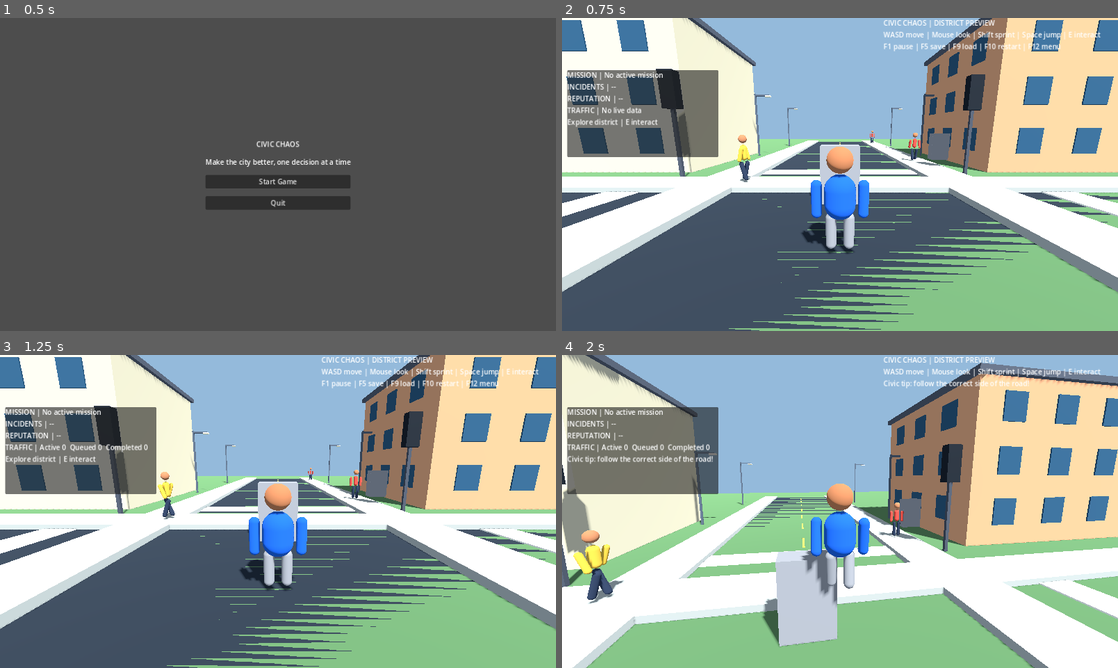
Above: before the commit, frames 1-4 (two rows, left to right).
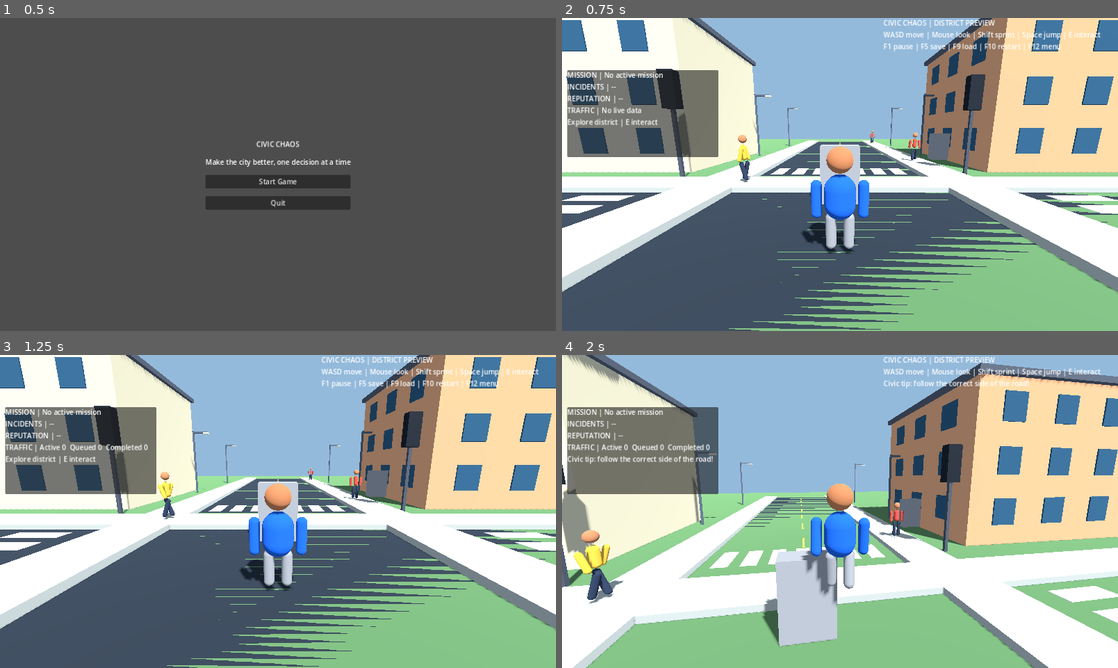
Above: after the commit, the same moments.

Repository: gauravprajapat-23/civic-chaos
Game: Godot game, scene res://scenes/core/menu.tscn
Two runs of this game, one before a commit and one after it. Both use one fixed random seed, a clock stepped at 60 frames per second and the inputs below.
Inputs (mouse positions are in pixels of both pictures, inside the frame that each line leads up to):
- Up to frame 1 (0.5 s): no input
- Up to frame 2 (0.75 s): click "Start Game" at 0.5 s
- Up to frame 3 (1.25 s): no input
- Up to frame 4 (2 s): tap Enter at 1.25 s; move the mouse to (867, 511) at 1.27 s; hold W (move_forward) from 1.28 s (still down); hold E (interact) from 1.28 s (still down); tap Space (jump) at 1.52 s

Frame 1 is identical in both runs. In frame 2, 0.8% of the frame differs, in the area x 0-100%, y 48-64%; in frame 3, 0.8%; in frame 4, 1.0%, in the area x 24-100%, y 60-86%.

Commit message:
feat(world): replace crossing slabs with individual zebra stripes

Diff:
--- a/scripts/world/neighborhood.gd
+++ b/scripts/world/neighborhood.gd
@@ -31,17 +31,31 @@
             var center := Vector3(float(x) * (road_half + 9.0), building_height * 0.5, float(z) * (road_half + 9.0))
             _block("Building_%d_%d" % [x, z], center, Vector3(10, building_height, 10))
     _lane_markings(half, road_half)
+    # Paint individual zebra stripes instead of a single white slab.
+    var crossing_material := _material(Color(0.96, 0.96, 0.91))
     for arm in range(4):
-        var marker := Node3D.new()
-        marker.name = "Crossing_%d" % arm
-        var offset := road_half + sidewalk_width + 2.0
-        marker.position = [Vector3(0, 0.03, -offset), Vector3(offset, 0.03, 0), Vector3(0, 0.03, offset), Vector3(-offset, 0.03, 0)][arm]
-        add_child(marker)
-        var stripe := MeshInstance3D.new()
-        stripe.mesh = BoxMesh.new()
-        stripe.mesh.size = Vector3(road_width, 0.04, 1.2) if arm % 2 == 0 else Vector3(1.2, 0.04, road_width)
-        stripe.material_override = _material(Color(0.96, 0.95, 0.86))
-        marker.add_child(stripe)
+        var crossing := Node3D.new()
+        crossing.name = "Crossing_%d" % arm
+        var offset: float = road_half + sidewalk_width + 2.0
+        crossing.position = [
+            Vector3(0, 0.055, -offset), Vector3(offset, 0.055, 0),
+            Vector3(0, 0.055, offset), Vector3(-offset, 0.055, 0)
+        ][arm]
+        add_child(crossing)
+        for stripe_index in range(7):
+            var stripe := MeshInstance3D.new()
+            stripe.name = "ZebraStripe_%d" % stripe_index
+            var stripe_mesh := BoxMesh.new()
+            var across: float = -3.2 + float(stripe_index) * 1.05
+            if arm % 2 == 0:
+                stripe_mesh.size = Vector3(0.62, 0.012, 1.8)
+                stripe.position.x = across
+            else:
+                stripe_mesh.size = Vector3(1.8, 0.012, 0.62)
+                stripe.position.z = across
+            stripe.mesh = stripe_mesh
+            stripe.material_override = crossing_material
+            crossing.add_child(stripe)
     var info_scene := load("res://scenes/world/interaction_marker.tscn") as PackedScene
     if info_scene != null:
         var info := info_scene.instantiate() as Node3D
